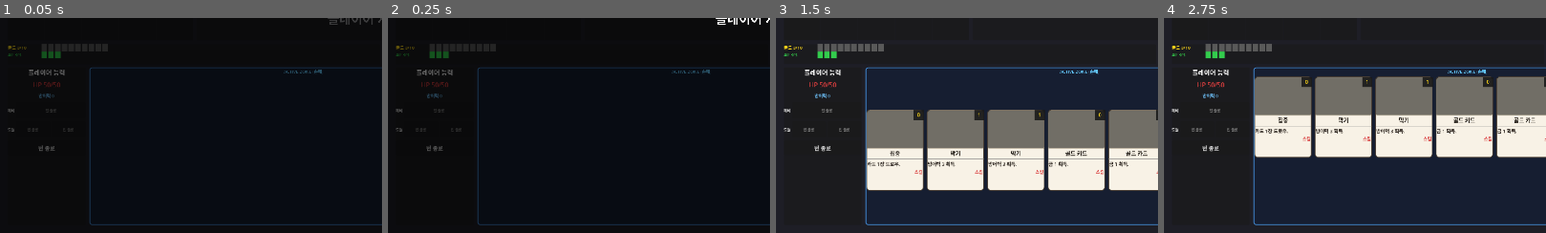
Above: before the commit, frames 1-4 (left to right).
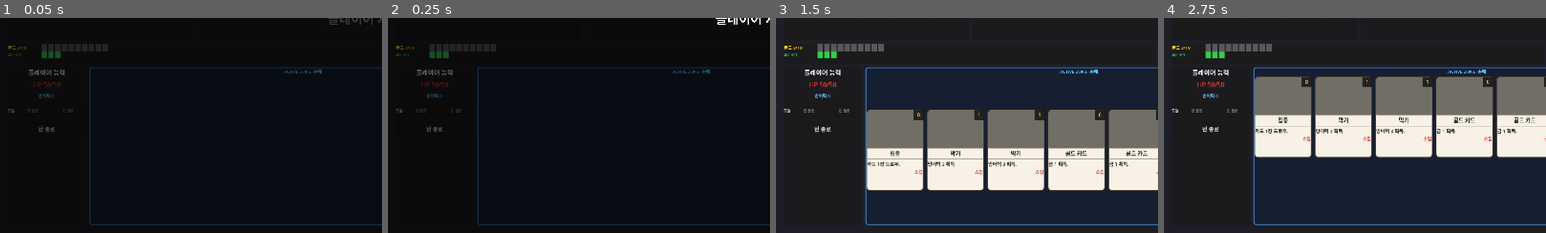
Above: after the commit, the same moments.

Repository: Bobby-Kang/boss-raid-card-game
Game: Godot game, scene res://scenes/main/main_scene.tscn
The game is run twice, just before and just after one commit, with the same random seed, the same clock (stepped at 60 frames per second) and the same inputs.
Inputs:
- Up to frame 1 (0.05 s): no input
- Up to frame 2 (0.25 s): no input
- Up to frame 3 (1.5 s): tap Enter at 0.5 s; tap Space at 1.25 s
- Up to frame 4 (2.75 s): tap Enter at 2 s
The pictures show only the part of the screen within x 0-50%, y 50-100%; the shares and areas given below are measured in that part.

The runs differ from the first frame. In frame 1, 0.2% of the frame differs, in the area x 2-19%, y 42-62%; in frame 2, 0.2%; in frame 3, 0.4%, in the area x 2-20%, y 42-63%; in frame 4, 0.4%.

Commit message:
refactor: 예비 슬롯 제거
타임라인 파이프(FIFO) 시스템과 중복되므로 예비 슬롯 전면 제거.
- drop_zone.gd: ZoneType에서 RESERVE 제거
- main_scene.gd: reserve_slot, reserved_card, _on_reserve_dropped() 제거
- main_scene.tscn: ReserveSlot 관련 노드 제거
- GDD.md: 예비 슬롯 섹션 및 관련 내용 제거

Co-Authored-By: Claude Sonnet 4.6 <noreply@anthropic.com>

Diff:
--- a/scenes/main/main_scene.tscn
+++ b/scenes/main/main_scene.tscn
@@ -299,32 +299,6 @@
 text = "방어력 0"
 horizontal_alignment = 1
 
-[node name="ReserveRow" type="HBoxContainer" parent="BattleField/VBoxLayout/BottomArea/PlayerZones/PlayerAbility/VBox" unique_id=84411753]
-layout_mode = 2
-theme_override_constants/separation = 4
-
-[node name="ReserveLabel" type="Label" parent="BattleField/VBoxLayout/BottomArea/PlayerZones/PlayerAbility/VBox/ReserveRow" unique_id=232739440]
-layout_mode = 2
-theme_override_font_sizes/font_size = 9
-text = "예비"
-vertical_alignment = 1
-
-[node name="ReserveSlot" type="PanelContainer" parent="BattleField/VBoxLayout/BottomArea/PlayerZones/PlayerAbility/VBox/ReserveRow" unique_id=420986964]
-unique_name_in_owner = true
-custom_minimum_size = Vector2(60, 40)
-layout_mode = 2
-size_flags_horizontal = 3
-mouse_filter = 1
-script = ExtResource("5_dropzone")
-zone_type = 2
-
-[node name="ReserveSlotLabel" type="Label" parent="BattleField/VBoxLayout/BottomArea/PlayerZones/PlayerAbility/VBox/ReserveRow/ReserveSlot" unique_id=1366650417]
-layout_mode = 2
-theme_override_colors/font_color = Color(0.5, 0.5, 0.5, 1)
-theme_override_font_sizes/font_size = 9
-text = "빈 슬롯"
-horizontal_alignment = 1
-vertical_alignment = 1
 
 [node name="ActiveRow" type="HBoxContainer" parent="BattleField/VBoxLayout/BottomArea/PlayerZones/PlayerAbility/VBox" unique_id=2028098073]
 layout_mode = 2
--- a/scripts/main/main_scene.gd
+++ b/scripts/main/main_scene.gd
@@ -35,7 +35,6 @@
 # 드롭 존
 @onready var play_drop_zone: PanelContainer = %PlayDropZone
 @onready var timeline_pipe_panel: PanelContainer = %TimelinePipePanel
-@onready var reserve_slot: PanelContainer = %ReserveSlot
 @onready var active_slot_1: PanelContainer = %ActiveSlot1
 @onready var active_slot_2: PanelContainer = %ActiveSlot2
 
@@ -47,7 +46,6 @@
 var is_discarding_from_effect: bool = false
 
 # 예비/액티브 슬롯
-var reserved_card: Control = null
 var active_cards: Array[Control] = [null, null]
 
 # 라운드/턴
@@ -104,13 +102,11 @@
 func _setup_drop_zones() -> void:
 	play_drop_zone.accept_filter = _can_accept_card
 	timeline_pipe_panel.accept_filter = _can_accept_card
-	reserve_slot.accept_filter = _can_accept_card
 	active_slot_1.accept_filter = _can_accept_card
 	active_slot_2.accept_filter = _can_accept_card
 
 	play_drop_zone.card_dropped.connect(_on_play_zone_dropped)
 	timeline_pipe_panel.card_dropped.connect(_on_pipe_dropped)
-	reserve_slot.card_dropped.connect(_on_reserve_dropped)
 	active_slot_1.card_dropped.connect(_on_active_slot_1_dropped)
 	active_slot_2.card_dropped.connect(_on_active_slot_2_dropped)
 
@@ -124,13 +120,6 @@
 			return true
 		DropZone.ZoneType.DISCARD:
 			return true
-		DropZone.ZoneType.RESERVE:
-			if reserved_card != null:
-				return false
-			for effect in card.data.effects:
-				if effect is GainGoldEffect:
-					return true
-			return false
 		DropZone.ZoneType.ACTIVE:
 			return card.data.card_type == CardData.CardType.MODULE
 	return false
@@ -143,16 +132,6 @@
 func _on_pipe_dropped(card: Control) -> void:
 	# 손패 → 파이프 맨 뒤 (효과 없이 버리기)
 	_send_to_pipe_back(card)
-
-
-func _on_reserve_dropped(card: Control) -> void:
-	if reserved_card != null:
-		return
-	reserved_card = card
-	hand_cards.erase(card)
-	card.reparent(reserve_slot)
-	card.position = Vector2.ZERO
-	_update_hand_display()
 
 
 func _on_active_slot_1_dropped(card: Control) -> void:
@@ -388,14 +367,6 @@
 func _begin_player_turn() -> void:
 	resource_bar.ap_manager.set_to(3)
 
-	# 예비 슬롯 카드를 파이프 맨 앞에 삽입
-	if reserved_card != null:
-		reserved_card.set_active(false)
-		reserved_card.reparent(queue_card_holder)
-		queue_cards.insert(0, reserved_card)
-		reserved_card = null
-		_rebuild_pipe_ui()
-
 	var messages: Array[String] = ["플레이어 차례입니다"]
 	phase_banner.show_sequence(messages)
 	await phase_banner.banner_finished
--- a/scripts/ui/drop_zone.gd
+++ b/scripts/ui/drop_zone.gd
@@ -3,7 +3,7 @@
 
 signal card_dropped(card: Control)
 
-enum ZoneType { PLAY, DISCARD, RESERVE, ACTIVE }
+enum ZoneType { PLAY, DISCARD, ACTIVE }
 @export var zone_type: ZoneType = ZoneType.PLAY
 
 ## main_scene에서 설정하는 필터 함수: func(card, zone_type) -> bool
Not shown, changed: GDD.md
